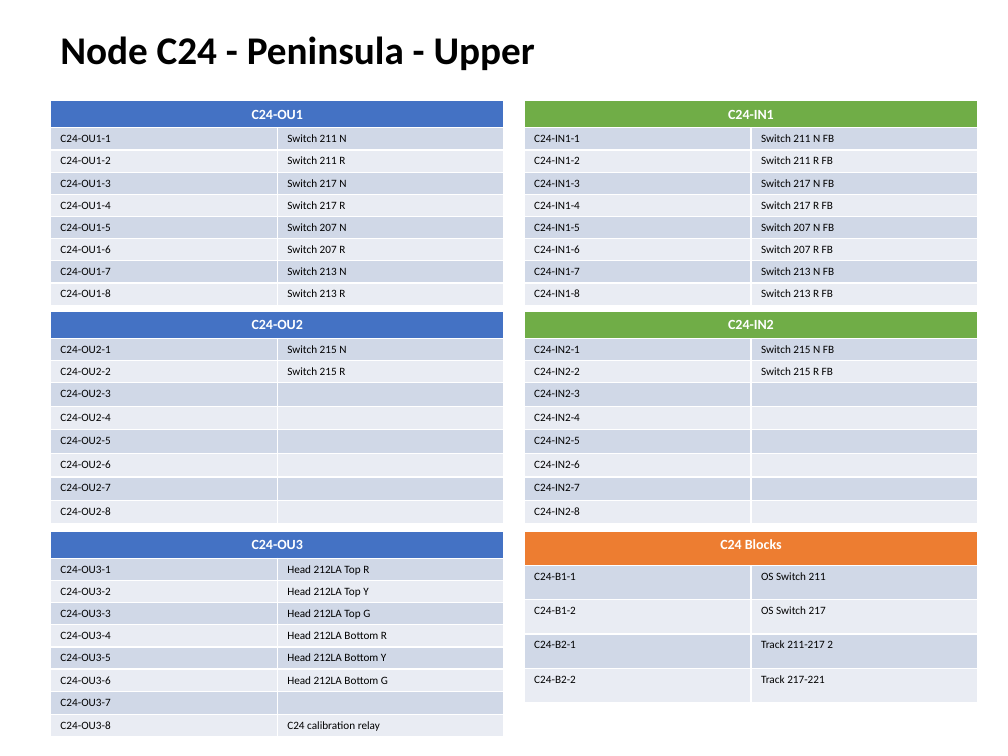
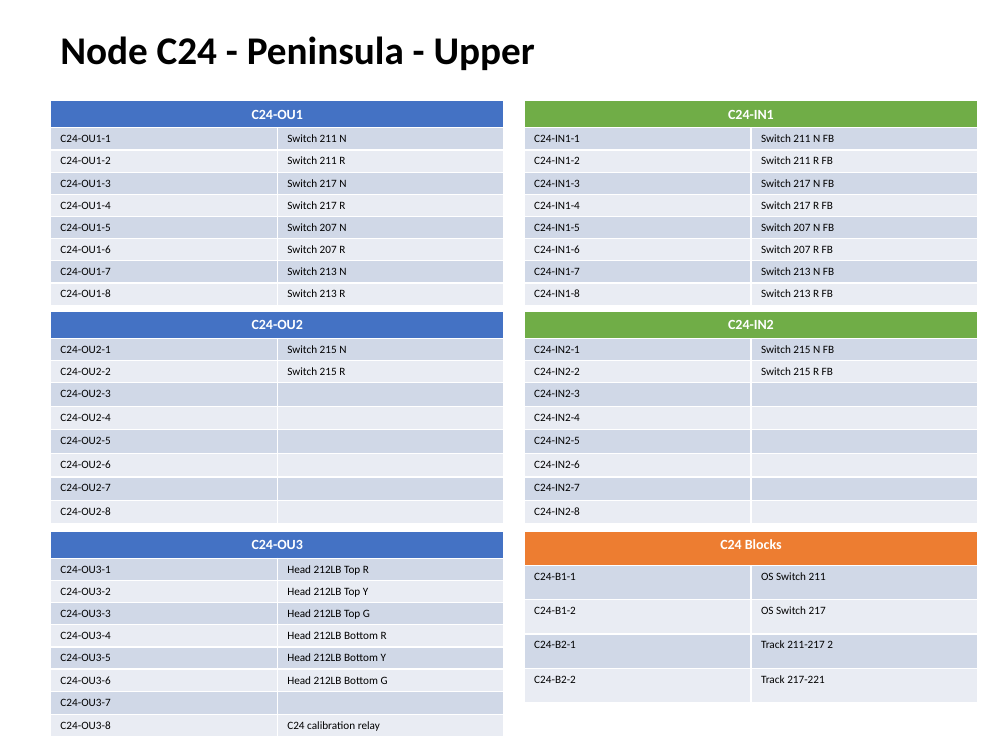
Before and after one commit to lnevo/hart, a slide deck: slide 14 of docs/wiring/Wiring_Schematic.pptx. Drawn at 1008x756 pixels with LibreOffice and Linux fonts; fonts in the diff are those of the drawing. Boxes give left, top, right and bottom in pixels: in the first picture for what was removed or moved away, otherwise in the second. Text is boxed around its words. In the diff, an @@ line names an element or a change of style, - is before the commit and + after.

```diff
--- a/docs/wiring/Wiring_Schematic.pptx
+++ b/docs/wiring/Wiring_Schematic.pptx
@@ table at (50, 531, 504, 735) @@
-row 2, column 2: Head 212LA Top R
+row 2, column 2: Head 212LB Top R
-row 3, column 2: Head 212LA Top Y
+row 3, column 2: Head 212LB Top Y
-row 4, column 2: Head 212LA Top G
+row 4, column 2: Head 212LB Top G
-row 5, column 2: Head 212LA Bottom R
+row 5, column 2: Head 212LB Bottom R
-row 6, column 2: Head 212LA Bottom Y
+row 6, column 2: Head 212LB Bottom Y
-row 7, column 2: Head 212LA Bottom G
+row 7, column 2: Head 212LB Bottom G
```
Also in this commit, not shown: 3 other slides changed, 7 other files.
